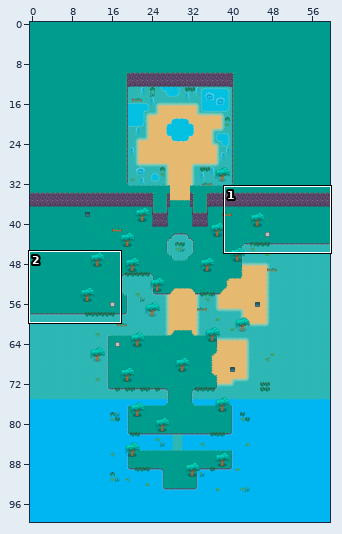
An edit to a level. Tiled map, Guardians-of-Zenith/Output/Assets/Maps/Water_dungeon.tmx. Above: a wide view before the commit, with the close-up outlined.
Close-up. The starting point:
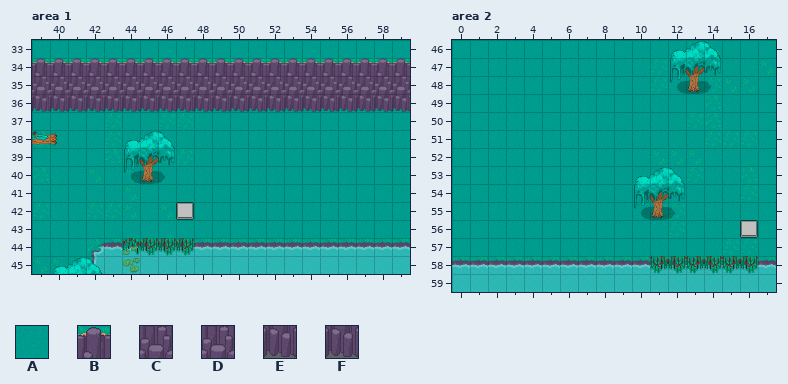
Cells are 32x32 px. Shown: area 1 x 39..59, y 33..45; area 2 x 0..17, y 46..59. The commit also changed other parts of the map, which this record leaves out.
Key: from "Tileset_Lake": A 278, B 363, C 385, D 388, E 410, F 413.
_ is an empty cell.
Layers that did not change in this view are not listed.
Layer "Walls" before, area 1, first column x 39:
33 AAAAAAAAAAAAAAAA_____
34 BBBBBBBBBBBBBBBBBBBBB
35 CCCCCCCCCCDDDDDDDDDDD
36 EEEEEEEEEEEFFFFFFFFFF
37 ___________AAAAA_____
38 ___________AAAAA_____
39 ___________AAAAA_____
40 ___________AAAAA_____
41 ___________AAAAA_____
42 ___________AAAAA_____
43 ___________AAAAA_____
44 _____________________
45 _____________________
Layer "Walls" before, area 2, first column x 0:
46 _____AAAAA________
47 _____AAAAA________
48 _____AAAAA________
49 _____AAAAA________
50 _____AAAAA________
51 _____AAAAA________
52 _____AAAAA________
53 _____AAAAA________
54 _____AAAAA________
55 _____AAAAA________
56 _____AAAAA________
57 _____AAAAA________
58 __________________
59 __________________
The same view after the edit:
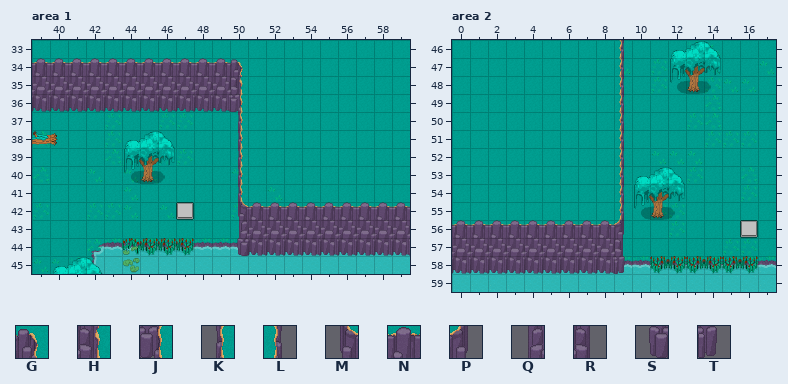
Further tiles: from "Tileset_Lake": G 259, H 284, J 309, K 334, L 336, M 359, N 360, P 361, Q 384, R 386, S 409, T 411.
The exact change:
{"where": "layer \"Walls\", area 1"}
{"y":34,"x":39,"old":"BBBBBBBBBBBBBBBBBBBBB","new":"NNNNNNNNNNNGAAAAA____"}
{"y":35,"x":50,"old":"DDDDDDDDDD","new":"HAAAAA____"}
{"y":36,"x":50,"old":"FFFFFFFFFF","new":"JAAAAA____"}
{"y":37,"x":50,"old":"A","new":"K"}
{"y":38,"x":50,"old":"A","new":"K"}
{"y":39,"x":50,"old":"A","new":"K"}
{"y":40,"x":50,"old":"A","new":"K"}
{"y":41,"x":50,"old":"A","new":"K"}
{"y":41,"x":52,"old":"A","new":"_"}
{"y":42,"x":50,"old":"AAAAA_____","new":"MNNNNNNNNN"}
{"y":43,"x":50,"old":"AAAAA_____","new":"QCCCCCCCCC"}
{"y":44,"x":50,"old":"__________","new":"SEEEEEEEEE"}
{"where": "layer \"Walls\", area 2"}
{"y":46,"x":9,"old":"A","new":"L"}
{"y":47,"x":9,"old":"A","new":"L"}
{"y":48,"x":9,"old":"A","new":"L"}
{"y":49,"x":9,"old":"A","new":"L"}
{"y":50,"x":9,"old":"A","new":"L"}
{"y":51,"x":9,"old":"A","new":"L"}
{"y":52,"x":9,"old":"A","new":"L"}
{"y":53,"x":9,"old":"A","new":"L"}
{"y":54,"x":9,"old":"A","new":"L"}
{"y":55,"x":9,"old":"A","new":"L"}
{"y":56,"x":0,"old":"_____AAAAA","new":"NNNNNNNNNP"}
{"y":57,"x":0,"old":"_____AAAAA","new":"CCCCCCCCCR"}
{"y":58,"x":0,"old":"__________","new":"EEEEEEEEET"}
